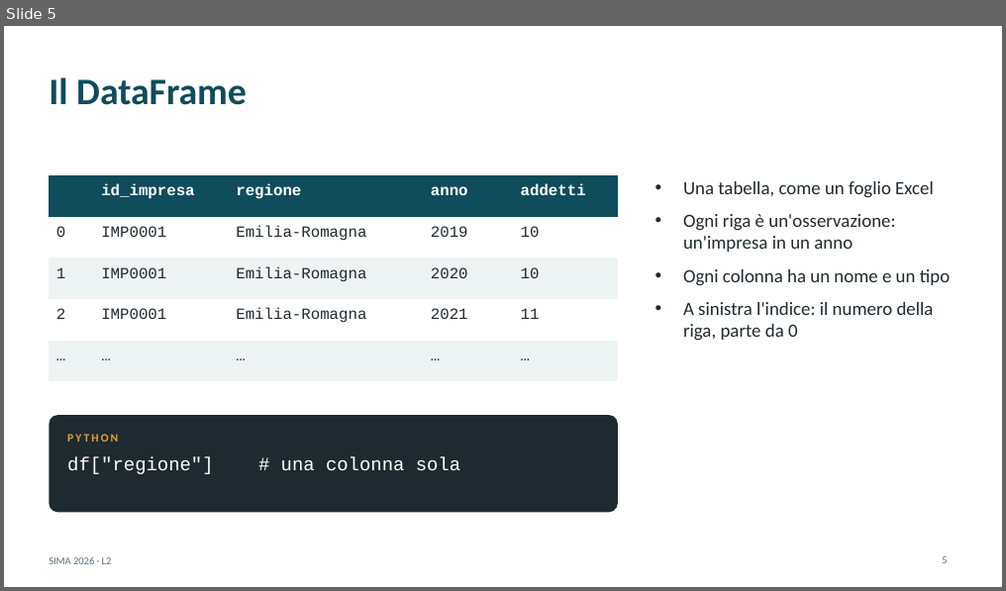
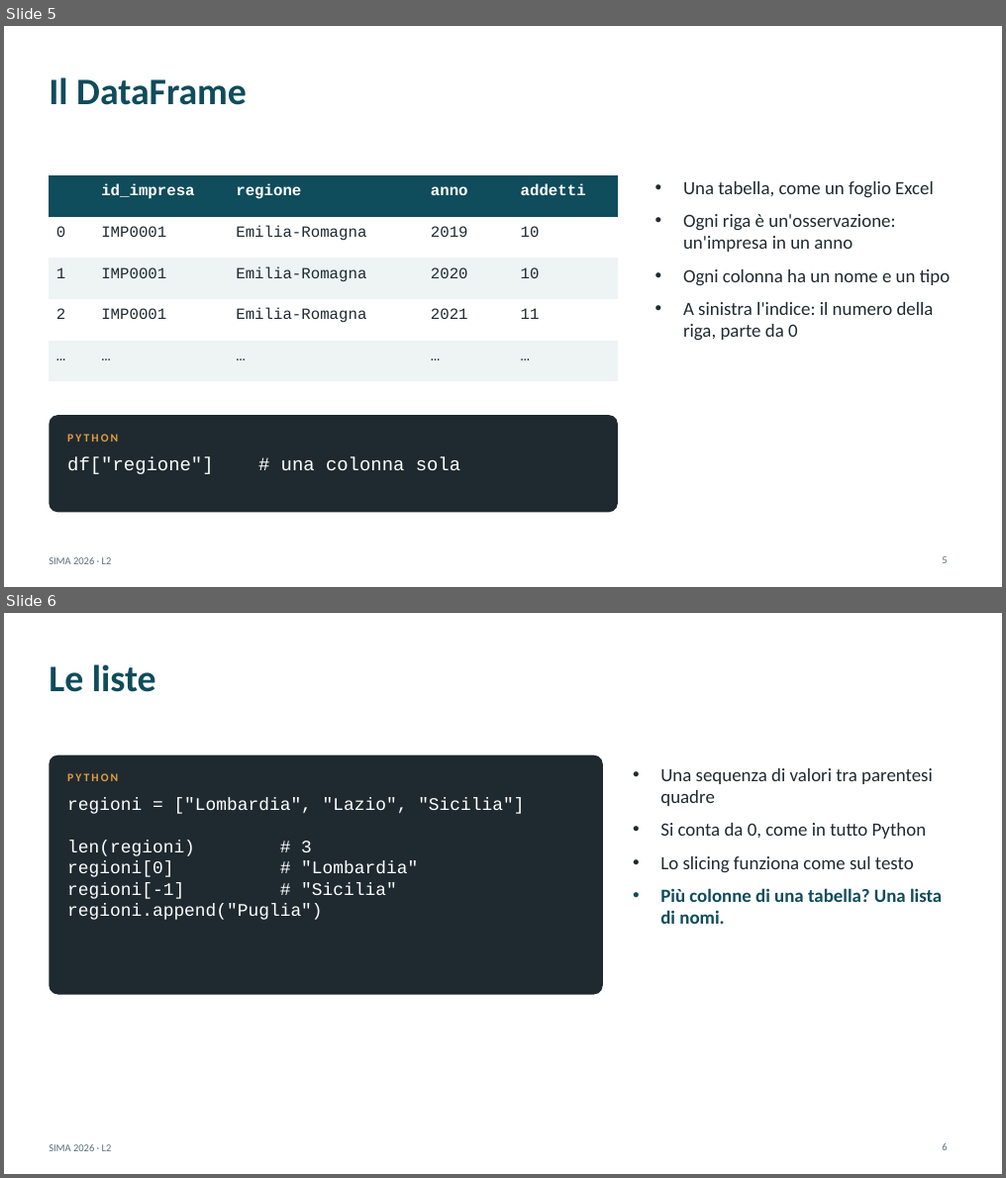
Before and after one commit to andrealorenzon/SIMA2026, a slide deck: L02_conosci_il_dataset/slide_complete.pptx. Shown one above the other, each under a label of ours: slide 5 before the commit, slides 5 and 6 after it. The pictures are 1006x591 and 1006x1178 pixels, drawn with LibreOffice and Linux fonts; fonts in the diff are those of the drawing. Boxes give left, top, right and bottom in pixels: in the first picture for what was removed or moved away, otherwise in the second. Text is boxed around its words. In the diff, an @@ line names an element or a change of style, - is before the commit and + after.

```diff
--- a/L02_conosci_il_dataset/slide_complete.pptx
+++ b/L02_conosci_il_dataset/slide_complete.pptx
@@ slide 6 added at box(4, 613, 1002, 1174), background #FFFFFF; not listed: 1 template element that a slide beside it also shows @@
@@ title added at box(49, 664, 156, 692), 36 pt, text #0F4C5C, bold @@
+Le liste
@@ rounded rectangle added at box(49, 756, 603, 995), fill #1F2A30 @@
@@ text added at box(67, 773, 118, 781), 11 pt, text #E09F3E, bold @@
+PYTHON
@@ text added at box(660, 768, 942, 924), 18 pt, text #1F2A30 @@
+• Una sequenza di valori tra parentesi quadre
+• Si conta da 0, come in tutto Python
+• Lo slicing funziona come sul testo
+• Più colonne di una tabella? Una lista di nomi.
@@ text added at box(67, 797, 524, 920), 17 pt, text #FFFFFF @@
+regioni = ["Lombardia", "Lazio", "Sicilia"]
+len(regioni) # 3
+regioni[0] # "Lombardia"
+regioni[-1] # "Sicilia"
+regioni.append("Puglia")
@@ page number added at box(942, 1144, 946, 1151), 10 pt, text #5C6F7B @@
+6
```
Also in this commit, not shown: 6 other files.
